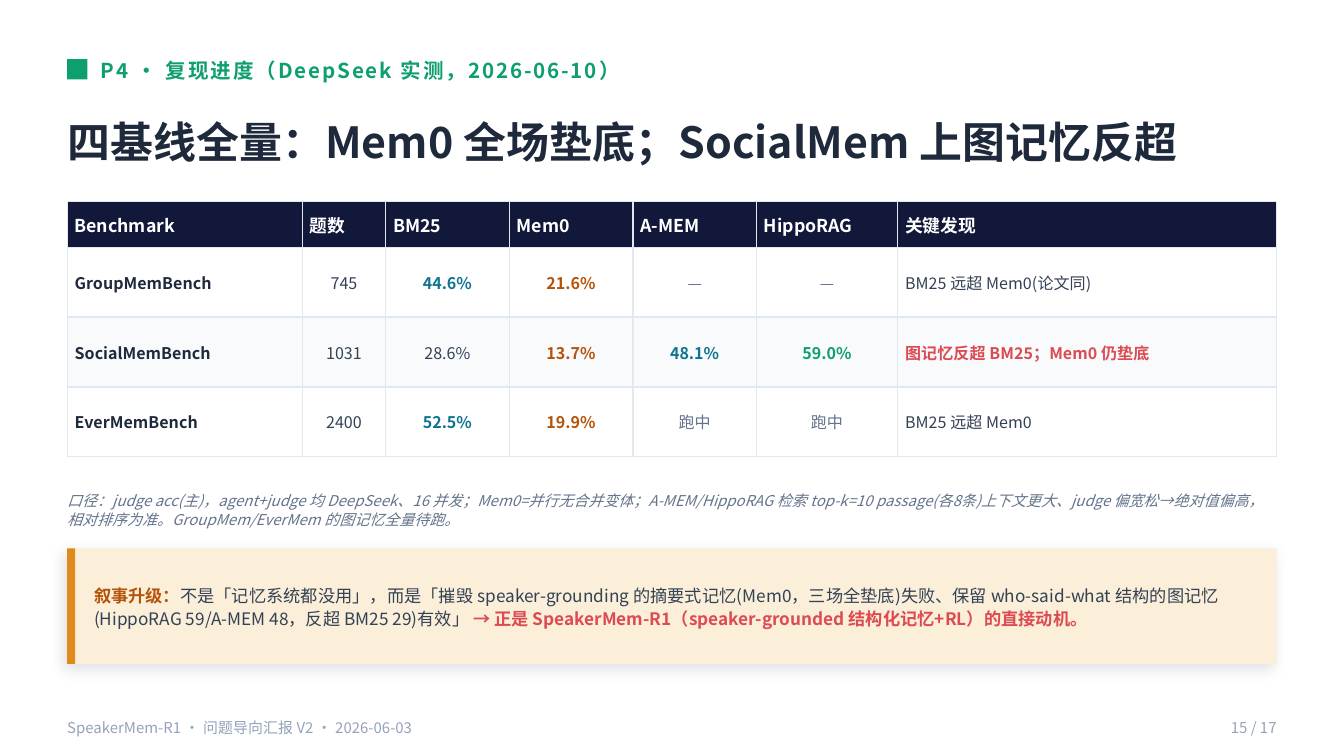
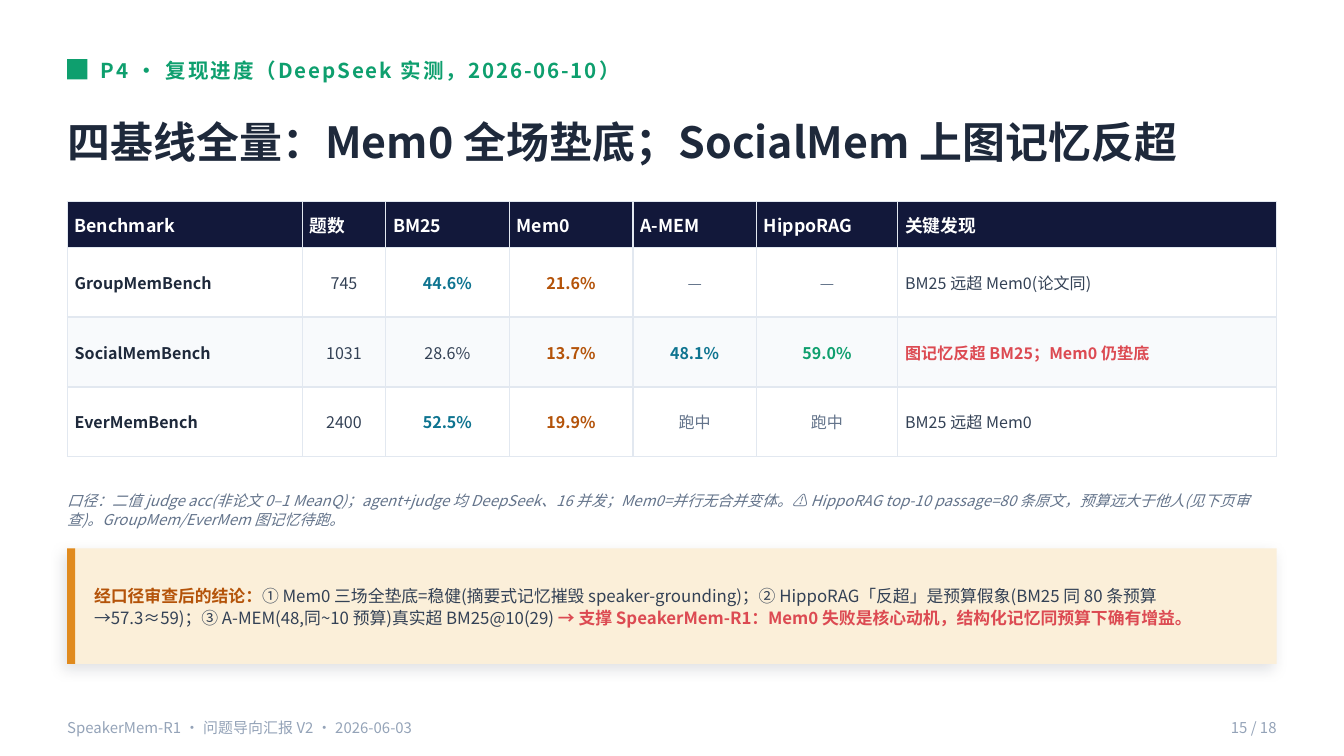
Before and after one commit to 2022hpsk/2026AAAI, a slide deck: slide 15 of SpeakerMem-R1-汇报V2-问题导向.pptx. Drawn at 1344x756 pixels with LibreOffice and Linux fonts; fonts in the diff are those of the drawing. Boxes give left, top, right and bottom in pixels: in the first picture for what was removed or moved away, otherwise in the second. Text is boxed around its words. In the diff, an @@ line names an element or a change of style, - is before the commit and + after.

```diff
--- a/SpeakerMem-R1-汇报V2-问题导向.pptx
+++ b/SpeakerMem-R1-汇报V2-问题导向.pptx
@@ text at (67, 493, 1250, 529): text changed @@
-口径：judge acc(主)，agent+judge 均 DeepSeek、16 并发；Mem0=并行无合并变体；A-MEM/HippoRAG 检索 top-k=10 passage(各8条)上下文更大、judge 偏宽松→绝对值偏高，相对排序为准。GroupMem/EverMem 的图记忆全量待跑。
+口径：二值 judge acc(非论文 0–1 MeanQ)；agent+judge 均 DeepSeek、16 并发；Mem0=并行无合并变体。⚠ HippoRAG top-10 passage=80 条原文，预算远大于他人(见下页审查)。GroupMem/EverMem 图记忆待跑。
@@ text at (94, 587, 1192, 628): text changed; size 9.2 to 9 pt @@
-叙事升级：不是「记忆系统都没用」，而是「摧毁 speaker-grounding 的摘要式记忆(Mem0，三场全垫底)失败、保留 who-said-what 结构的图记忆(HippoRAG 59/A-MEM 48，反超 BM25 29)有效」 → 正是 SpeakerMem-R1（speaker-grounded 结构化记忆+RL）的直接动机。
+经口径审查后的结论：① Mem0 三场全垫底=稳健(摘要式记忆摧毁 speaker-grounding)；② HippoRAG「反超」是预算假象(BM25 同 80 条预算→57.3≈59)；③ A-MEM(48,同~10 预算)真实超 BM25@10(29) → 支撑 SpeakerMem-R1：Mem0 失败是核心动机，结构化记忆同预算下确有增益。
@@ text at (1231, 722, 1277, 733): text changed @@
-15 / 17
+15 / 18
```
Also in this commit, not shown: 16 other slides changed, 1 slide added, 9 other files.
